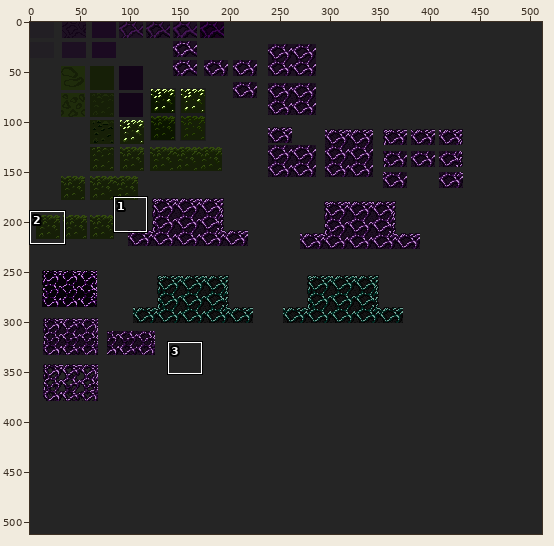
A sprite sheet gets an edit: docs/concept-art/new/scraps/scraps_organic1.png. The picture above shows the old version from afar; the outline marks the close-up.
Close-up. First the earlier version:
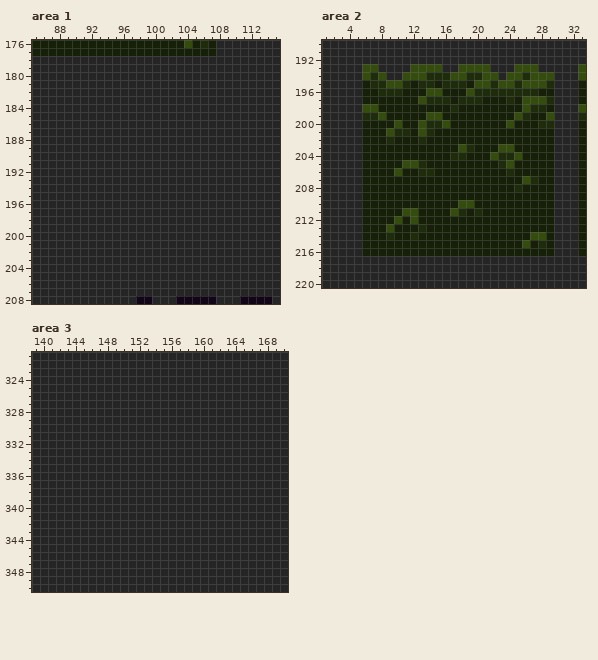
The file is 512x512 pixels. Colours within 5 levels of each other are drawn and written as one. Shown: area 1: x 85..115, y 176..208; area 2: x 1..33, y 190..220; area 3: x 139..170, y 321..350. The commit also changed other parts of the picture, which this record leaves out.
The result:
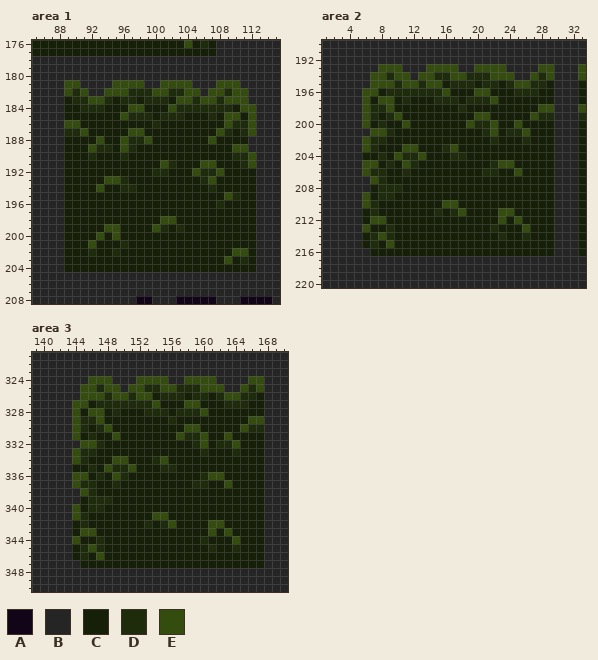
Palette (. is transparent): A #130518  B #252525  C #161f07  D #1f2c0b  E #344c0e
Change:
Changed rows in their new state; - is an unchanged pixel.
Area 1:
first column x 89:
181 EE----EEEE--EEEE---EEE--
182 EDE--EEEDDDEEDDEE-EEDEE-
183 CDDEEDCDDCDDDCEEDEEDEEE-
184 CCDDDCCCEECCCEDDDDDDDCEE
185 CCCCCCCEDDDCDDDCCCDCEECE
186 EECCCCCCCCCDCCCCCCCCEDDE
187 DDECCCCCEECCCCCCCCCEDCDE
188 CCCCECCEDDECCCCCCCECCCC-
189 CCCEDDCEDCCCCCCCCCCCCEE-
190 CCCDCCCDCCCCCCCCCCCCCDDE
191 CCCCCCCCCCCCEDCCCEECCCDE
192 CCCCCCCCCCCDDCCCEDDECCCC
193 CCCCCEEDCCCCCCCCCDECCCCC
194 CCCCECCDDCCCCCCCCCDCCCCC
195 CCCCCCCCCCCCCCCCCCCCEDCC
196 CCCCCCCCCCCCCCCCCCCDCCCC
197 CCCCCCCCCCCCCCCCCCCCCCCC
198 CCCCCCCCCCCCEECCCCCCCCCC
199 CCCCCEECCCCEDCDCCCCCCCCC
200 CCCCECECCCCCCCCCCCCCCCCC
201 CCCECCCDCCCCCCCCCCCCCCCC
202 CCCDCCDCCCCCCCCCCCCCCEEC
203 CCCCCCCCCCCCCCCCCCCCECDC
204 CCCCCCCCCCCCCCCCCCCCCCCC
Area 2:
first column x 6:
193 BBEEE-BB--EEBB--EE-BBBEE
194 BE-DE-B-E------D-E-BB-D-
195 BEE-DEE-EEC--DCD-CDE-DDC
196 EEC--DDDDDE--CEECCC-----
197 E-EE-D-CC--DC--DE-C-CCCC
198 -DDE-------CD-------CCEE
199 E-CDE---CC----EE---CCEDD
200 E-D-CE-CCCC--EDDE-CE--CC
201 BEEDCC-CC------DE-DDE---
202 EDDC---C--------D---D---
203 ED---EE---DECC---CC-----
204 --D-EDDE--------CCCC----
205 EE-D--DC--------DE------
206 EDD-CD-CC------DD-CE----
207 BED-----------------CC--
208 B-DDD--------------C----
209 E-DD--------------------
210 ED--------EECC----------
211 -D---CC--D-DE-C--EE-----
212 -EE-C-C----------E-E----
213 E--D---C--------D---E---
214 -DE---C----------D--DCC-
215 -D-E----------------C-C-
216 B-----------------------
Area 3:
first column x 144:
324 --EEE---EEEE--EEEE----EE
325 -EEDEE-EEDDEEDDDEEE--EDE
326 -EEEDEEDEECDDDCDDCDEEDDC
327 EECDDDDDDDECCCEECCCDDDCC
328 ECEECDCCCDDDCDDDECCCCCCC
329 EDDECCCCCCCCDCCCCCCCCCEE
330 EDCDECCCCCCCCCEECCCCCEDD
331 ECDCCECCCCCCCEDDECCECCCC
332 -EEDCCCCCCCCCCCDECDDECCC
333 EDDCCCCCCCCCCCCCDCCCDCCC
334 EDCCCEECCCDECCCCCCCCCCCC
335 CCDCEDDECCCDDCCCCCCCCCCC
336 EECDCEDCCCCCCCCCDEECCCCC
337 EDDCCDCCCCCCCCCDDCCECCCC
338 -EDCCCCCCCCCCCCCCCCCCCCC
339 -CDDDCCCCCCCCCCCCCCCCCCC
340 ECDDCCCCCCCCCCCCCCCCCCCC
341 EDCCCCCCCCEECCCCCCCCCCCC
342 CDCCCCCCCDCDECCCCEECCCCC
343 CEECCCCCCCCCCCCCCECECCCC
344 ECCDCCCCCCCCCCCCDCCCECCC
345 CDEDCCCCCCCCCCCCCDCCDCCC
346 CDCECCCCCCCCCCCCCCCCCCCC
347 -CCCCCCCCCCCCCCCCCCCCCCC
Changed places in both close-ups, as pixel boxes (x1, y1, x2, y2):
changed: (64, 80, 256, 272)
changed: (362, 64, 554, 256)
changed: (72, 376, 264, 568)
